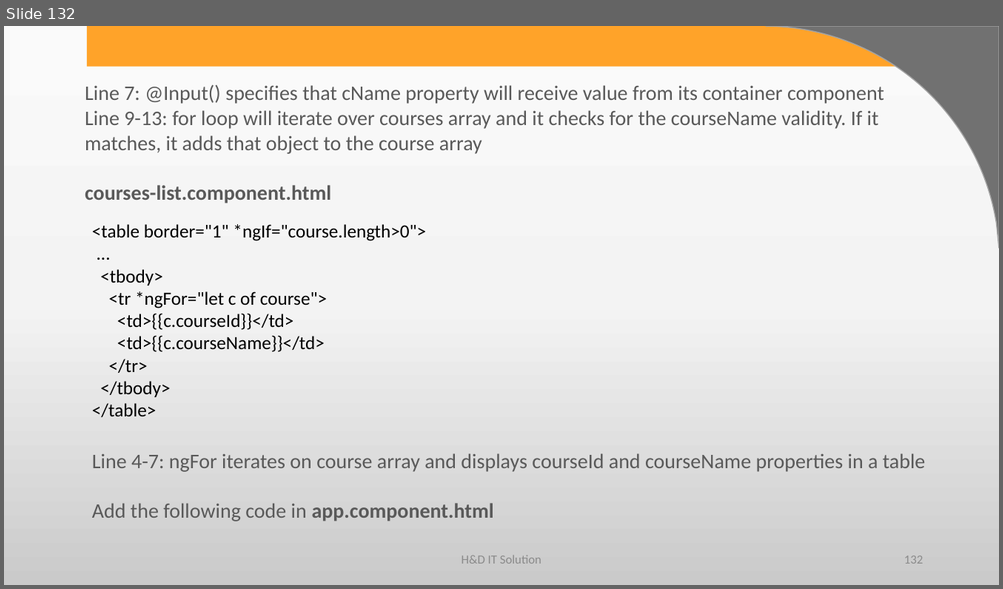
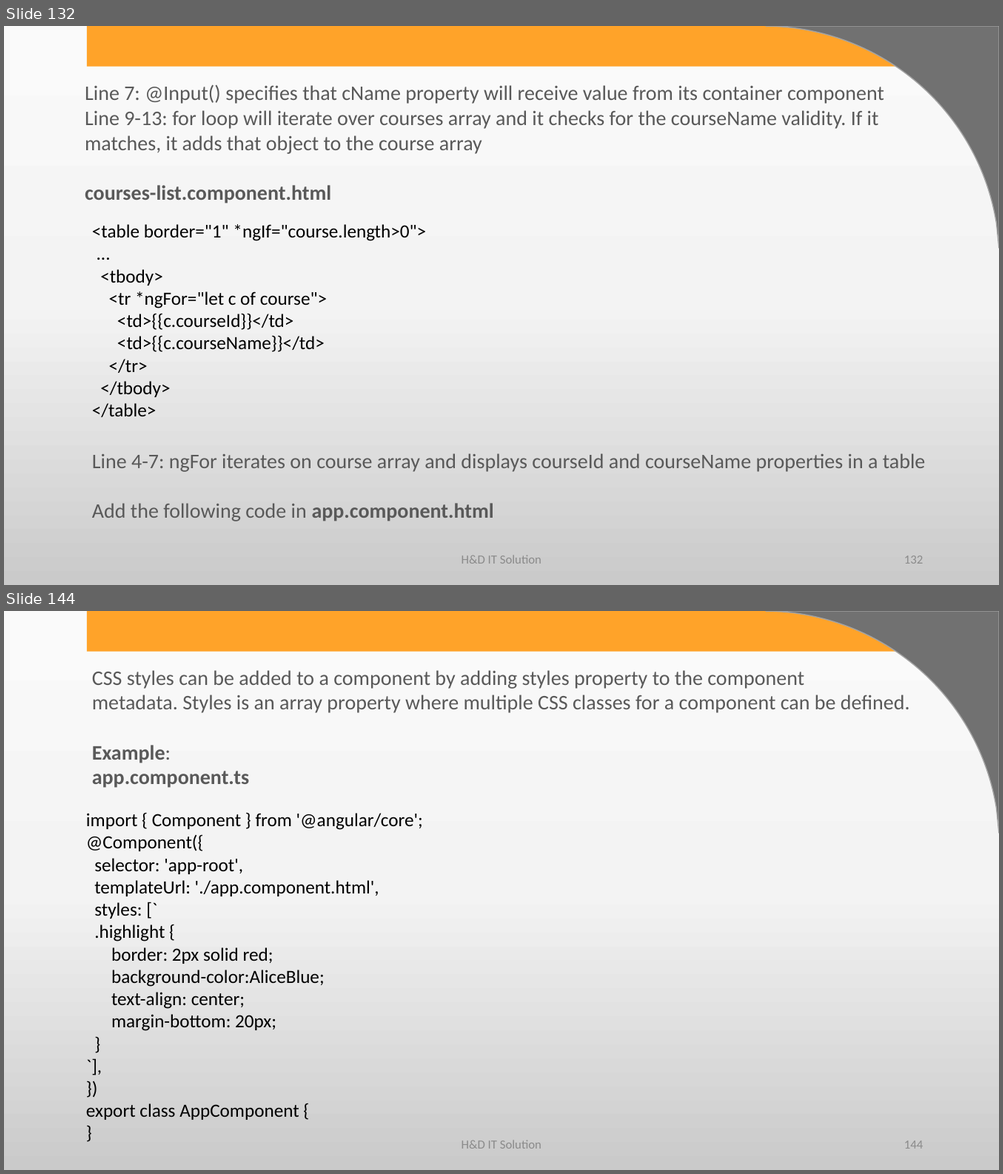
Before and after one commit to harshadasawant/infiniteAngular, a slide deck: ppt/ANGULAR.pptx. Shown one above the other, each under a label of ours: slide 132 before the commit, slides 132 and 144 after it; the slides between them are not shown. The pictures are 1003x589 and 1003x1174 pixels, drawn with LibreOffice and Linux fonts; fonts in the diff are those of the drawing; background and template pictures are left out. Boxes give left, top, right and bottom in pixels: in the first picture for what was removed or moved away, otherwise in the second. Text is boxed around its words. In the diff, an @@ line names an element or a change of style, - is before the commit and + after.

```diff
--- a/ppt/ANGULAR.pptx
+++ b/ppt/ANGULAR.pptx
@@ slide 144 added at (x1=4, y1=611, x2=999, y2=1170), background gradient #FBFBFB to #F4F4F4 to #CBCBCB; not listed: 2 template elements that a slide beside it also shows @@
@@ text added at (x1=92, y1=670, x2=910, y2=788), 20 pt, text #595959 @@
+CSS styles can be added to a component by adding styles property to the component metadata. Styles is an array property where multiple CSS classes for a component can be defined.
+Example:
+app.component.ts
@@ text added at (x1=86, y1=813, x2=423, y2=1120), 18 pt, text #000000 @@
+import { Component } from '@angular/core';
+@Component({
+selector: 'app-root',
+templateUrl: './app.component.html',
+styles: [`
+.highlight {
+border: 2px solid red;
+background-color:AliceBlue;
+text-align: center;
+margin-bottom: 20px;
+}
+`],
+})
+export class AppComponent {
+}
@@ text added at (x1=461, y1=1141, x2=541, y2=1149), 12 pt, text #8C8C8C @@
+H&D IT Solution
@@ page number added at (x1=904, y1=1141, x2=922, y2=1149), 12 pt, text #8C8C8C @@
+144
```
Also in this commit, not shown: 1 slide changed, 21 other slides added, 9 other files.
